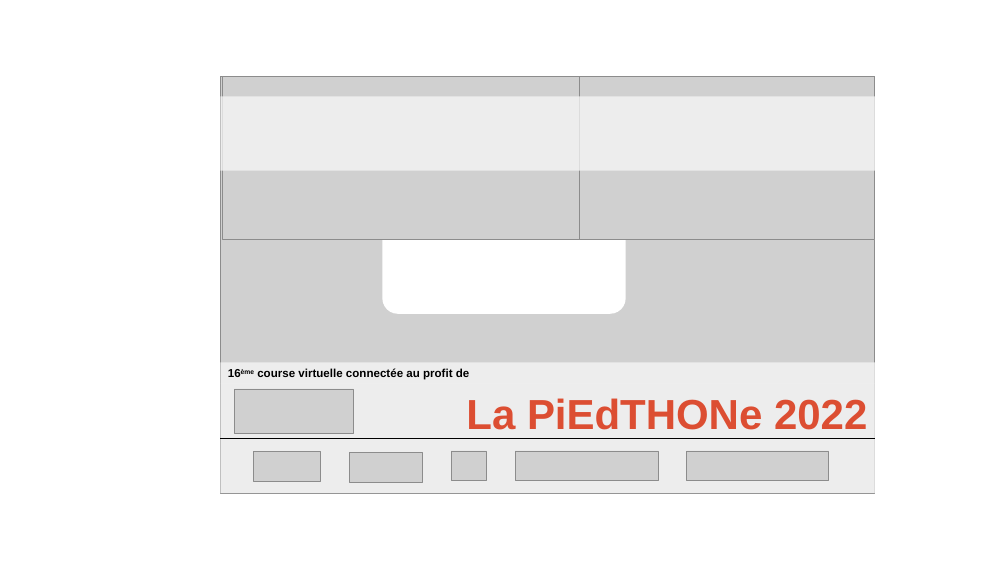
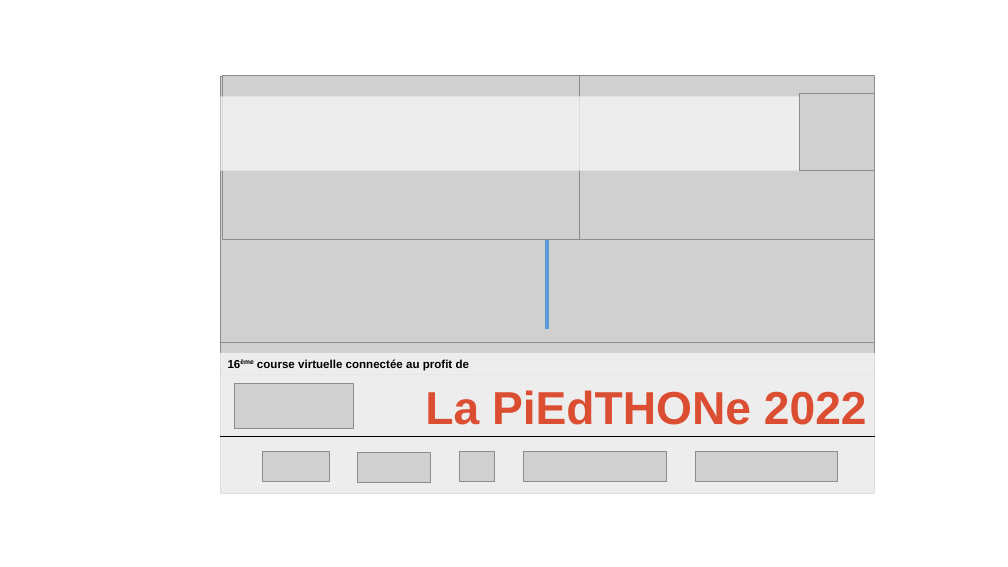
Before and after one commit to mjacoupy/dossard_piedthone, a slide deck: slide 3 of Modele.pptx. Drawn at 1008x567 pixels with LibreOffice and Linux fonts; fonts in the diff are those of the drawing; grey boxes stand for pictures. Boxes give left, top, right and bottom in pixels: in the first picture for what was removed or moved away, otherwise in the second. Text is boxed around its words. In the diff, an @@ line names an element or a change of style, - is before the commit and + after.

Commit message:
update

```diff
--- a/Modele.pptx
+++ b/Modele.pptx
@@ picture added at box(800, 93, 876, 170) @@
@@ rounded rectangle removed at box(383, 221, 626, 314) @@
@@ line added from (547, 240) to (547, 329), #5B9BD5 4 pt @@
@@ rectangle "16ème course virtuelle connectée au ...": place and size @@
-rectangle "16ème course virtuelle connectée au ..." at box(221, 362, 876, 383)
+rectangle "16ème course virtuelle connectée au ..." at box(220, 353, 875, 374)
@@ picture added at box(220, 343, 875, 493) @@
@@ rectangle "La PiEdTHONe 2022": place and size @@
-rectangle "La PiEdTHONe 2022" at box(221, 384, 876, 494)
+rectangle "La PiEdTHONe 2022" at box(220, 374, 875, 494)
@@ rectangle "La PiEdTHONe 2022" at box(220, 374, 875, 494): size 40 to 44 pt @@
@@ picture: place and size @@
-picture at box(234, 389, 353, 434)
+picture at box(234, 384, 353, 429)
@@ 5 pictures: place and size @@
-5 pictures at box(254, 451, 829, 482)
+5 pictures at box(262, 451, 837, 482)
```
